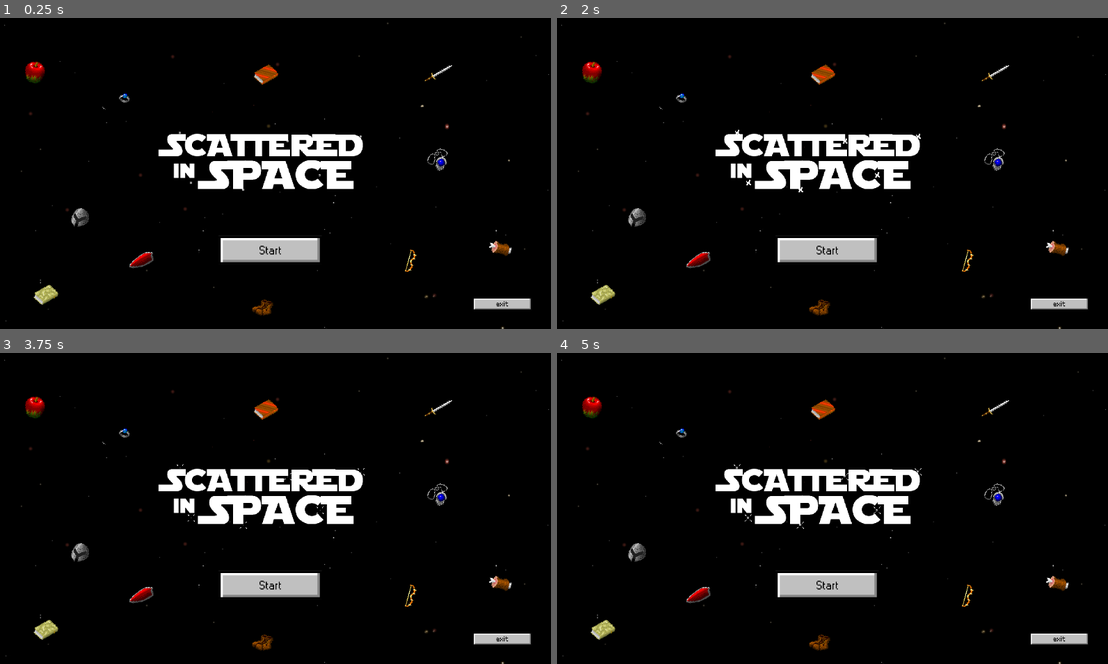
Above: before the commit, frames 1-4 (two rows, left to right).
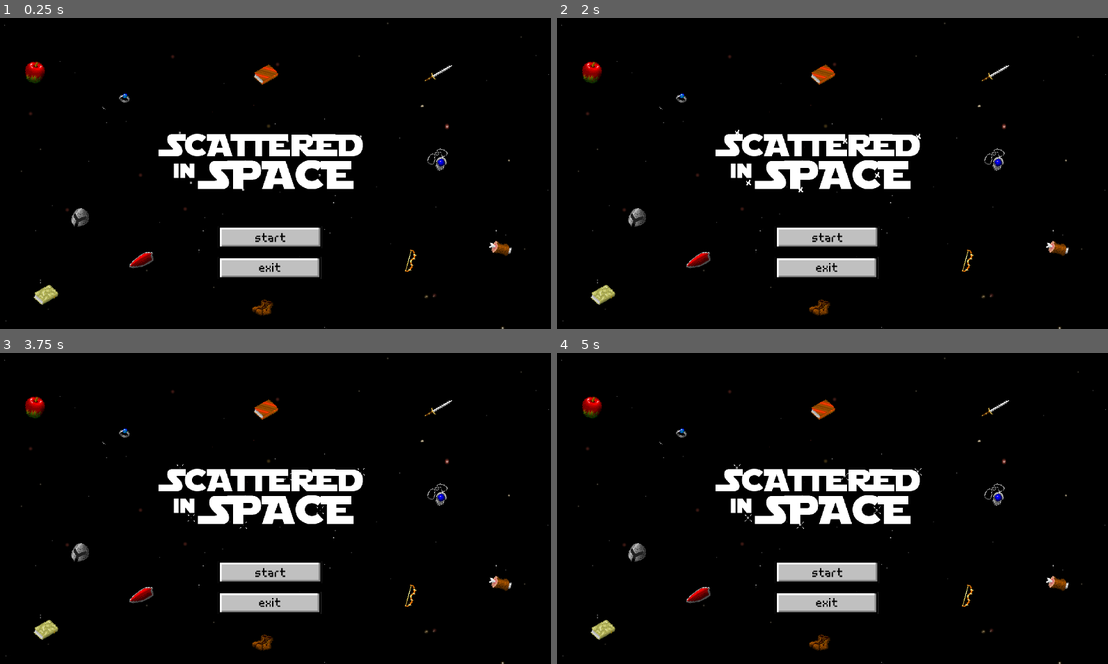
Above: after the commit, the same moments.

Repository: OneMapleLeaf/godot_finals_project
Game: Godot game, scene res://intro.tscn
Two runs of this game, one before a commit and one after it. Both use one fixed random seed, a clock stepped at 60 frames per second and the inputs below.
Inputs:
- Up to frame 1 (0.25 s): no input
- Up to frame 2 (2 s): tap Enter at 0.5 s; hold D (D) 0.53-1.28 s; tap S (S) at 0.8, 1.35 s; tap D (D) at 1.55 s
- Up to frame 3 (3.75 s): tap Space at 2 s; hold A (A) 2.03-2.78 s; tap S (S) at 2.3 s; tap D (D) at 2.85 s; tap Enter at 3.5 s; hold S (S) from 3.53 s (still down)
- Up to frame 4 (5 s): release S (S) at 4.28 s; tap W (W) at 4.35 s; tap D (D) at 4.55 s

The runs differ from the first frame. In frame 1, 2.9% of the frame differs, in the area x 39-97%, y 67-94%; in frame 2, 2.9%; in frame 3, 2.9%; in frame 4, 2.9%.

Commit message:
Updated exit button

Diff:
--- a/intro.tscn
+++ b/intro.tscn
@@ -3,9 +3,9 @@
 [ext_resource type="Texture2D" uid="uid://dquyp3erslfw5" path="res://assets/bg.png" id="1_ayt76"]
 [ext_resource type="Texture2D" uid="uid://cpsfyixjpxkva" path="res://assets/SCATTEREDWHITE.png" id="2_7a8ye"]
 [ext_resource type="PackedScene" uid="uid://1tsxkmqkenuy" path="res://star.tscn" id="3_7a8ye"]
-[ext_resource type="Texture2D" uid="uid://by63igxou1as4" path="res://assets/introStart.png" id="4_y72e6"]
 [ext_resource type="Texture2D" uid="uid://dx3p8pvlfuhbf" path="res://assets/Lot.png" id="5_u2rf6"]
 [ext_resource type="Texture2D" uid="uid://dqypsfjei84p0" path="res://assets/exitBtn.png" id="6_u2rf6"]
+[ext_resource type="Texture2D" uid="uid://bju5i4uqedreg" path="res://assets/newstart.png" id="6_y6ycx"]
 
 [sub_resource type="TileSetAtlasSource" id="TileSetAtlasSource_y6ycx"]
 texture = ExtResource("5_u2rf6")
@@ -10367,12 +10367,6 @@
 [node name="Node2D6" parent="." instance=ExtResource("3_7a8ye")]
 position = Vector2(682, 321)
 
-[node name="IntroStart" type="Sprite2D" parent="."]
-texture_filter = 1
-position = Vector2(570, 484)
-scale = Vector2(0.495978, 0.495978)
-texture = ExtResource("4_y72e6")
-
 [node name="scatteredthings" type="TileMapLayer" parent="."]
 texture_filter = 1
 position = Vector2(86, -87)
@@ -10382,6 +10376,13 @@
 tile_set = SubResource("TileSet_dpxxx")
 
 [node name="ExitBtn" type="Sprite2D" parent="."]
-position = Vector2(1051, 596)
-scale = Vector2(0.281287, 0.281287)
+texture_filter = 1
+position = Vector2(569, 521)
+scale = Vector2(0.494827, 0.494827)
 texture = ExtResource("6_u2rf6")
+
+[node name="Newstart" type="Sprite2D" parent="."]
+texture_filter = 1
+position = Vector2(570, 457)
+scale = Vector2(0.498223, 0.498223)
+texture = ExtResource("6_y6ycx")
Binary file added: assets/newstart.png
Not shown, changed: assets/newstart.png.import
Binary file removed: assets/startPressed.png
Binary file added: assets/startpreesed.png
Not shown, added: assets/startpreesed.png.import
